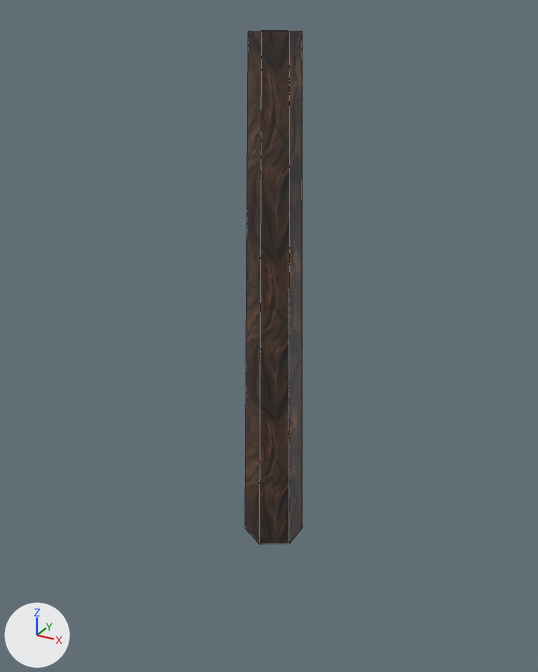
The FBX model Assets/1. Art/3D Assets/Trees Final/Terra Firme/TF_Tree 08.fbx, before and after one commit.
Both versions are drawn from a 50 mm camera at (33.7, -62.5, 54.9) aimed at (-0.4, -0.5, 23.9). The lights are fixed; the arrows at lower left show +X, +Y and +Z. Mesh edges are drawn as thin lines.

The older version as bpy lines, for what is in view:
```python
me_cylinder_010 = bpy.data.meshes.new('Cylinder.010')
me_cylinder_010.from_pydata(...)  # a 6-sided cut cone along y (radius 335.0 at the low end, 239.0 at the high end) spanning x -290.0..290.0, y -69.0..5313.0, z -335.0..335.0
me_cylinder_010.materials.append(mat_material_001)  # picture img_madeira_1_png
ob_tf_tree_08 = bpy.data.objects.new('TF_Tree 08', me_cylinder_010)
ob_tf_tree_08.location = (0.0, 0.0, 0.0)
ob_tf_tree_08.rotation_euler = (1.571, 0.0, 0.0)  # degrees (90, 0, 0)
ob_tf_tree_08.scale = (0.01, 0.01, 0.01)
```
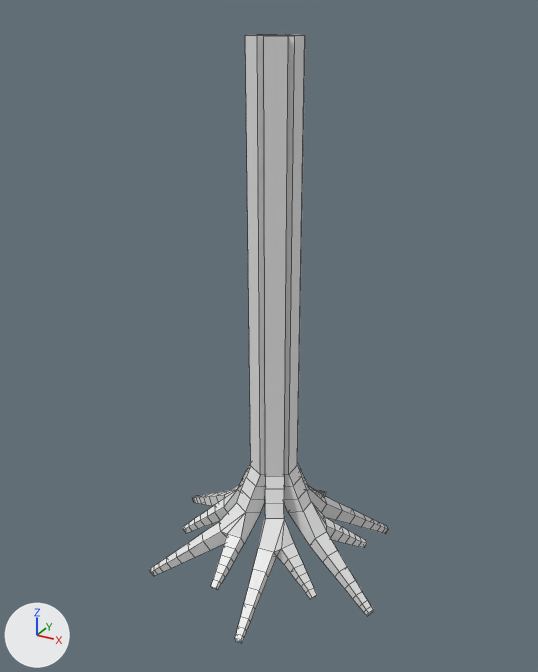
The edits, one by one:
me_cylinder_010 is used by ob_tf_tree_08; location (0.0, 0.0, 0.0); rotation (1.571, 0.0, 0.0), in degrees (90, 0, 0); scale (0.01, 0.01, 0.01).
me_cylinder_010 had 12 vertices, 8 faces and spanned x -290.0..290.0, y -69.0..5313.0, z -335.0..335.0.
me_cylinder_010 no longer uses material mat_material_001 (picture img_madeira_1_png).
me_cylinder_010 now has 498 vertices, 492 faces and spans x -714.0..714.0, y -215.0..2666.0, z -717.0..717.0.
me_cylinder_010 part 1: 12 vertices removed from x -290.0..290.0, y -69.0..5313.0, z -335.0..335.0; 498 vertices added at x -714.0..714.0, y -215.0..2666.0, z -717.0..717.0.
Object 'TF_Tree 08' (ob_tf_tree_08) is rescaled from (0.01, 0.01, 0.01) to (0.0198, 0.0198, 0.0198).

Location of each change, [x1, y1, x2, y2] in pixels of the pictures (538 x 672 px):
'TF_Tree 08', reshaped, rescaled (312% wider, 18% taller)
    before: [245, 30, 302, 545]
    after: [150, 34, 388, 643]
